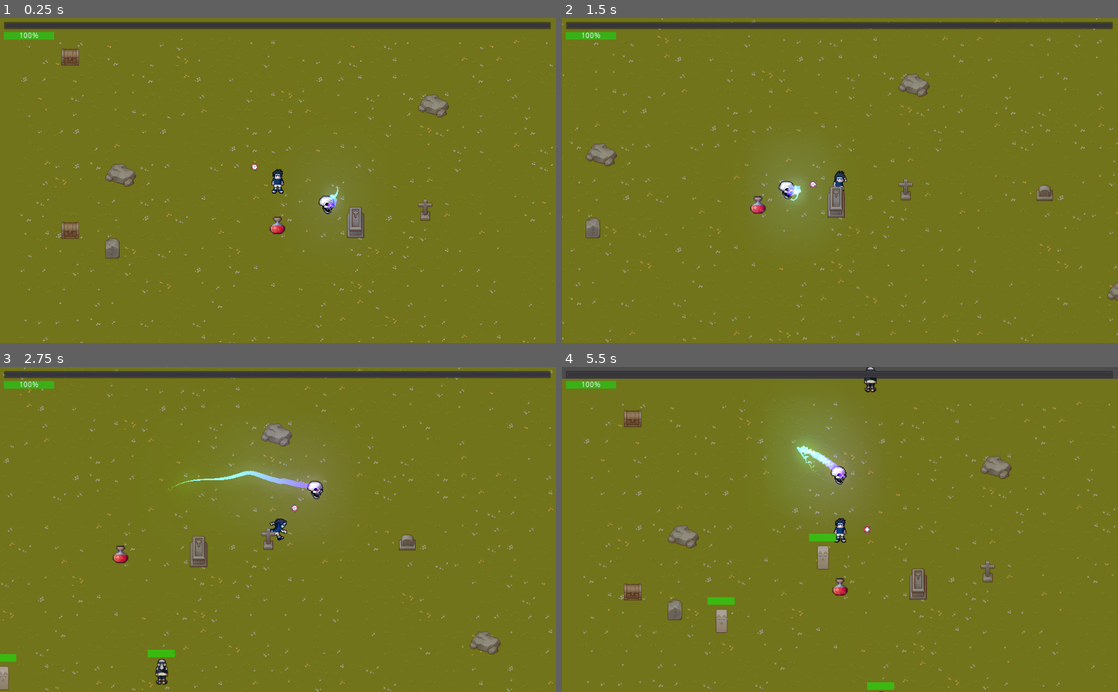
Above: before the commit, frames 1-4 (two rows, left to right).
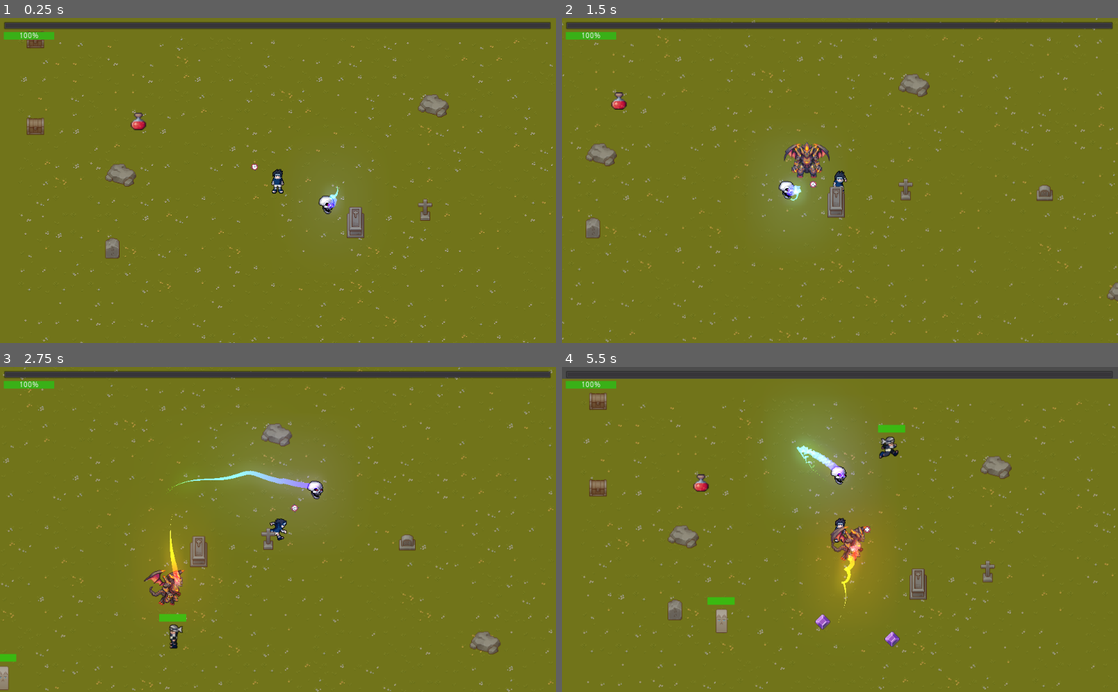
Above: after the commit, the same moments.

Repository: fabricejeannet/the-lost-temple
Game: Godot game, scene res://scenes/world/World.tscn
Two runs of this game, one before a commit and one after it. Both use one fixed random seed, a clock stepped at 60 frames per second and the inputs below. The engine's default icon, where the game draws it, is replaced by a stand-in: a white triangle on a blue panel in a dark square.
Inputs (mouse positions are in pixels of both pictures, inside the frame that each line leads up to):
- Up to frame 1 (0.25 s): no input
- Up to frame 2 (1.5 s): move the mouse to (962, 164) at 0.52 s; hold Right (ui_right) 0.53-1.28 s; move the mouse to (728, 196) at 1.27 s; hold Down (ui_down) from 1.28 s (still down)
- Up to frame 3 (2.75 s): move the mouse to (333, 458) at 2.02 s; release Down (ui_down) at 2.03 s; hold Right (ui_right) from 2.03 s (still down)
- Up to frame 4 (5.5 s): move the mouse to (812, 594) at 2.77 s; release Right (ui_right) at 2.78 s; hold Up (ui_up) 2.78-3.53 s; move the mouse to (1006, 578) at 3.52 s; hold Left (ui_left) 3.53-5.03 s; move the mouse to (673, 480) at 4.27 s; move the mouse to (867, 529) at 5.02 s; hold Down (ui_down) from 5.03 s (still down)

The runs differ from the first frame. In frame 1, 0.8% of the frame differs, in the area x 4-52%, y 4-68%; in frame 2, 0.8%; in frame 3, 1.4%; in frame 4, 2.9%, in the area x 4-62%, y 0-100%.
Error before the commit: Invalid operands 'Vector2' and 'Nil' in operator '*'. (res://scenes/enemies/Enemy.gd:48)

Commit message:
Refactoring done

Diff:
--- a/project.godot
+++ b/project.godot
@@ -17,7 +17,7 @@
 "base": "Node2D",
 "class": "XPNode",
 "language": "GDScript",
-"path": "res://scripts/XPNode.gd"
+"path": "res://scenes/utils/xp_node/XPNode.gd"
 } ]
 _global_script_class_icons={
 "HealthNode": "",
@@ -32,8 +32,8 @@
 
 [autoload]
 
-Constants="*res://scripts/singletons/Constants.gd"
-Nodes="*res://scripts/singletons/Nodes.gd"
+Constants="*res://singletons/Constants.gd"
+Nodes="*res://singletons/Nodes.gd"
 
 [input]
 
--- a/scenes/enemies/Kabuto.tscn
+++ b/scenes/enemies/Kabuto.tscn
@@ -103,9 +103,7 @@
 
 [node name="Kabuto" type="KinematicBody2D" groups=["enemy"]]
 script = ExtResource( 1 )
-speed = null
 damage = 10.0
-cool_down_duration = null
 
 [node name="Sprite" type="Sprite" parent="."]
 texture = ExtResource( 4 )
--- /dev/null
+++ b/scenes/player/Player.gd
@@ -0,0 +1,60 @@
+extends KinematicBody2D
+
+signal orientation_changed
+
+const MOTION_SPEED = 200.0 # Pixels/second.
+
+var orientation
+var last_orientation
+var health_bar:ProgressBar
+var xp_bar:ProgressBar
+
+export var critic_rate = 0.2
+
+onready var walk_animation_manager = $WalkAnimationManager
+onready var health:HealthNode = $HeatlhNode
+onready var xp:XPNode = $XPNode
+onready var sight = $Sight/Sprite
+onready var _random = RandomNumberGenerator.new()
+onready var fct_mgr = $FCTMgr
+onready var Nodes = get_node("/root/Nodes")
+
+
+func _ready():
+	health_bar = Nodes.health_bar
+	#warning-ignore:return_value_discarded
+	health.connect("health_updated", health_bar, "update_values")
+	xp_bar = Nodes.xp_bar
+	#warning-ignore:return_value_discarded
+	xp.connect("xp_updated", xp_bar, "update_values")
+
+
+func _physics_process(_delta):
+	var motion = compute_motion()
+
+	orientation = walk_animation_manager.get_orientation_according_to(motion)
+	if orientation != last_orientation:
+		emit_signal("orientation_changed", orientation)
+		last_orientation = orientation
+
+	walk_animation_manager.play_animation_corresponding_to_orientation($AnimationPlayer, orientation)
+	#warning-ignore:return_value_discarded
+	move_and_slide(motion)
+
+
+func compute_motion() -> Vector2:
+	var motion = Vector2()
+	motion.x = Input.get_action_strength("ui_right") - Input.get_action_strength("ui_left")
+	motion.y = Input.get_action_strength("ui_down") - Input.get_action_strength("ui_up")
+	motion.y /= 2
+	motion = motion.normalized() * MOTION_SPEED
+	return motion
+
+
+func gets_a_critic() -> bool:
+	return _random.randf_range(0.0, 1.0) < critic_rate
+
+
+func hurt(damage:float, crit:bool) -> void :
+	fct_mgr.show_value(damage, crit)
+	health.consume(int(damage))
--- a/scenes/player/Player.tscn
+++ b/scenes/player/Player.tscn
@@ -1,14 +1,14 @@
 [gd_scene load_steps=15 format=2]
 
 [ext_resource path="res://assets/img/characters/Sasuke.png" type="Texture" id=1]
-[ext_resource path="res://scripts/Player.gd" type="Script" id=2]
+[ext_resource path="res://scenes/player/Player.gd" type="Script" id=2]
 [ext_resource path="res://resources/animations/walk_down.tres" type="Animation" id=3]
 [ext_resource path="res://scenes/utils/health_node/HealthNode.tscn" type="PackedScene" id=4]
 [ext_resource path="res://scenes/utils/fct/FCTMgr.tscn" type="PackedScene" id=5]
-[ext_resource path="res://scripts/Sight.gd" type="Script" id=6]
+[ext_resource path="res://scenes/player/Sight.gd" type="Script" id=6]
 [ext_resource path="res://assets/img/target.png" type="Texture" id=7]
 [ext_resource path="res://scenes/utils/walk_animation_manager/WalkAnimationManager.tscn" type="PackedScene" id=8]
-[ext_resource path="res://scenes/utils/XPNode.tscn" type="PackedScene" id=9]
+[ext_resource path="res://scenes/utils/xp_node/XPNode.tscn" type="PackedScene" id=9]
 
 [sub_resource type="CapsuleShape2D" id=6]
 radius = 5.0
--- /dev/null
+++ b/scenes/player/Sight.gd
@@ -0,0 +1,4 @@
+extends Line2D
+
+func _process(_delta):
+	look_at(get_global_mouse_position())
--- a/scenes/skills/death_whirlpool/DeathWhirlpool.tscn
+++ b/scenes/skills/death_whirlpool/DeathWhirlpool.tscn
@@ -1,6 +1,6 @@
 [gd_scene load_steps=9 format=2]
 
-[ext_resource path="res://scripts/TrailEffect.gd" type="Script" id=1]
+[ext_resource path="res://scenes/skills/death_whirlpool/TrailEffect.gd" type="Script" id=1]
 [ext_resource path="res://assets/img/spells/skull.png" type="Texture" id=2]
 [ext_resource path="res://scenes/skills/death_whirlpool/DeathWhirlpool.gd" type="Script" id=3]
 [ext_resource path="res://assets/img/light_pattern.png" type="Texture" id=4]
--- /dev/null
+++ b/scenes/skills/death_whirlpool/TrailEffect.gd
@@ -0,0 +1,14 @@
+extends Line2D
+
+export var  max_points = 30
+export(float, 0.0, 10.0, 0.1) var coeff_sinusoidal = 5.0
+
+func _ready():
+	set_as_toplevel(true)
+	clear_points()
+
+func _physics_process(_delta):
+	var skull_position = get_parent().global_position
+	add_point(skull_position + Vector2(sin(skull_position.x) * coeff_sinusoidal, cos(skull_position.x) * coeff_sinusoidal))
+	if points.size() > max_points :
+		remove_point(0)
--- a/scenes/skills/flame_thrower/FlameThrower.tscn
+++ b/scenes/skills/flame_thrower/FlameThrower.tscn
@@ -1,6 +1,6 @@
 [gd_scene load_steps=8 format=2]
 
-[ext_resource path="res://Flame.png" type="Texture" id=1]
+[ext_resource path="res://assets/img/Flame.png" type="Texture" id=1]
 [ext_resource path="res://scenes/skills/flame_thrower/FlameThrower.gd" type="Script" id=2]
 
 [sub_resource type="CapsuleShape2D" id=9]
--- a/scenes/skills/seek_and_destroy/SeekAndDestroy.tscn
+++ b/scenes/skills/seek_and_destroy/SeekAndDestroy.tscn
@@ -2,7 +2,7 @@
 
 [ext_resource path="res://scenes/skills/seek_and_destroy/SeekAndDestroy.gd" type="Script" id=1]
 [ext_resource path="res://assets/img/characters/5b35d7ad4680a5a9bee22f5db53eafbb.png" type="Texture" id=2]
-[ext_resource path="res://scripts/TrailEffect.gd" type="Script" id=3]
+[ext_resource path="res://scenes/skills/death_whirlpool/TrailEffect.gd" type="Script" id=3]
 [ext_resource path="res://scenes/utils/walk_animation_manager/WalkAnimationManager.tscn" type="PackedScene" id=4]
 
 [sub_resource type="CanvasItemMaterial" id=1]
--- /dev/null
+++ b/scenes/utils/xp_node/XPNode.gd
@@ -0,0 +1,37 @@
+extends Node2D
+
+class_name XPNode
+
+signal xp_updated
+signal level_up
+
+
+export var max_xp:int
+
+var current_xp:int = 0
+
+func get_max_xp() -> int :
+	return max_xp
+
+
+func set_max_xp(max_health:int) :
+	max_xp = max_health
+	print("Max xp points is now " + str(max_xp))
+	emit_signal("xp_updated", max_xp, current_xp)
+
+
+func increase(value:int) -> void:
+	_set_current_xp(current_xp + value)
+	if current_xp >= max_xp:
+		emit_signal("level_up")
+
+
+func consume(value:int) -> void:
+	_set_current_xp(current_xp - value)
+	if current_xp <= 0:
+		emit_signal("has_died")
+
+
+func _set_current_xp(value:int) -> void:
+	current_xp = value
+	emit_signal("xp_updated", max_xp, current_xp)
--- a/scenes/utils/XPNode.tscn
+++ b/scenes/utils/xp_node/XPNode.tscn
@@ -1,6 +1,6 @@
 [gd_scene load_steps=2 format=2]
 
-[ext_resource path="res://scripts/XPNode.gd" type="Script" id=1]
+[ext_resource path="res://scenes/utils/xp_node/XPNode.gd" type="Script" id=1]
 
 [node name="XPNode" type="Node2D"]
 script = ExtResource( 1 )
--- /dev/null
+++ b/scenes/world/NavigationTileMap.gd
@@ -0,0 +1,17 @@
+extends TileMap
+
+onready var Nodes = get_node("/root/Nodes")
+var ground
+var obstacles
+
+func _ready():
+	ground = Nodes.ground
+	obstacles = Nodes.obstacles
+	var level_cells = ground.get_used_cells_by_id(0) #if tile id 0
+	var obstacles_cells = obstacles.get_used_cells()
+	for i in obstacles_cells:
+		level_cells.erase(i)
+	for i in level_cells:
+		set_cellv(i,0)
+
+	update_dirty_quadrants()
--- a/scenes/world/World.tscn
+++ b/scenes/world/World.tscn
@@ -8,7 +8,7 @@
 [ext_resource path="res://resources/grass_tileset.tres" type="TileSet" id=6]
 [ext_resource path="res://resources/shaders/Fog.gdshader" type="Shader" id=7]
 [ext_resource path="res://icon.png" type="Texture" id=8]
-[ext_resource path="res://scripts/NavigationTileMap.gd" type="Script" id=9]
+[ext_resource path="res://scenes/skills/seek_and_destroy/SeekAndDestroySkill.tscn" type="PackedScene" id=9]
 [ext_resource path="res://scenes/world/World.gd" type="Script" id=10]
 [ext_resource path="res://assets/img/TX Props.png" type="Texture" id=11]
 [ext_resource path="res://scenes/utils/ProgressBar.gd" type="Script" id=12]
@@ -41,6 +41,30 @@
 0/shape_one_way_margin = 0.0
 0/shapes = [  ]
 0/z_index = 0
+
+[sub_resource type="GDScript" id=14]
+script/source = "extends TileMap
+
+onready var Nodes = get_node(\"/root/Nodes\")
+var ground
+var obstacles
+
+func _ready():
+	ground = Nodes.ground
+	obstacles = Nodes.obstacles
+	var level_cells = ground.get_used_cells_by_id(0) #if tile id 0
+	var obstacles_cells = obstacles.get_used_cells()
+	for i in obstacles_cells:
+		level_cells.erase(i)
+	for i in level_cells:
+		set_cellv(i,0)
+
+	update_dirty_quadrants()
+
+
+#	print(\"w & h : \" + str(get_used_rect().size))
+
+"
 
 [sub_resource type="TileSet" id=12]
 0/name = "Closed chest"
@@ -131,7 +155,7 @@
 [node name="NavMap" type="TileMap" parent="Navigation2D"]
 tile_set = SubResource( 10 )
 format = 1
-script = ExtResource( 9 )
+script = SubResource( 14 )
 
 [node name="Ground" type="TileMap" parent="."]
 tile_set = ExtResource( 6 )
@@ -147,6 +171,8 @@
 
 [node name="DeathWhirlpollSkill" parent="YSort/Player" instance=ExtResource( 13 )]
 
+[node name="SeekAndDestroySkill" parent="YSort/Player" instance=ExtResource( 9 )]
+
 [node name="LowDecorativeElements" type="TileMap" parent="YSort"]
 tile_set = ExtResource( 3 )
 cell_tile_origin = 1
@@ -156,6 +182,7 @@
 
 [node name="InteractiveTiles" type="TileMap" parent="YSort"]
 tile_set = SubResource( 12 )
+cell_size = Vector2( 32, 32 )
 format = 1
 tile_data = PoolIntArray( 65538, 0, 0, 393218, 0, 0, 393224, 1, 0 )
 script = ExtResource( 5 )
--- /dev/null
+++ b/singletons/Constants.gd
@@ -0,0 +1,13 @@
+extends Node2D
+
+enum Orientations {
+	NORTH,
+	EAST,
+	SOUTH,
+	WEST,
+	NEUTRAL,
+	NORTH_EAST,
+	SOUTH_EAST,
+	NORTH_WEST,
+	SOUTH_WEST
+}
--- /dev/null
+++ b/singletons/Nodes.gd
@@ -0,0 +1,20 @@
+extends Node
+
+var player
+var navigation:Navigation2D
+var world
+var health_bar:ProgressBar
+var xp_bar:ProgressBar
+var interactive_tiles:TileMap
+var ground:TileMap
+var obstacles:TileMap
+
+func _ready():
+	player = get_tree().get_root().find_node("Player", true, false)
+	navigation = get_tree().get_root().find_node("Navigation2D", true, false)
+	world = get_tree().get_root().find_node("World", true, false)
+	health_bar = get_tree().get_root().find_node("HealthBar", true, false)
+	xp_bar = get_tree().get_root().find_node("XPBar", true, false)
+	interactive_tiles = get_tree().get_root().find_node("InteractiveTiles", true, false)
+	ground = get_tree().get_root().find_node("Ground", true, false)
+	obstacles = get_tree().get_root().find_node("LowDecorativeElements", true, false)
Binary file added: assets/img/Flame.png
Not shown, added: assets/img/Flame.png.import
Not shown: 1 places in scenes/world/World.tscn that only renumber resources
